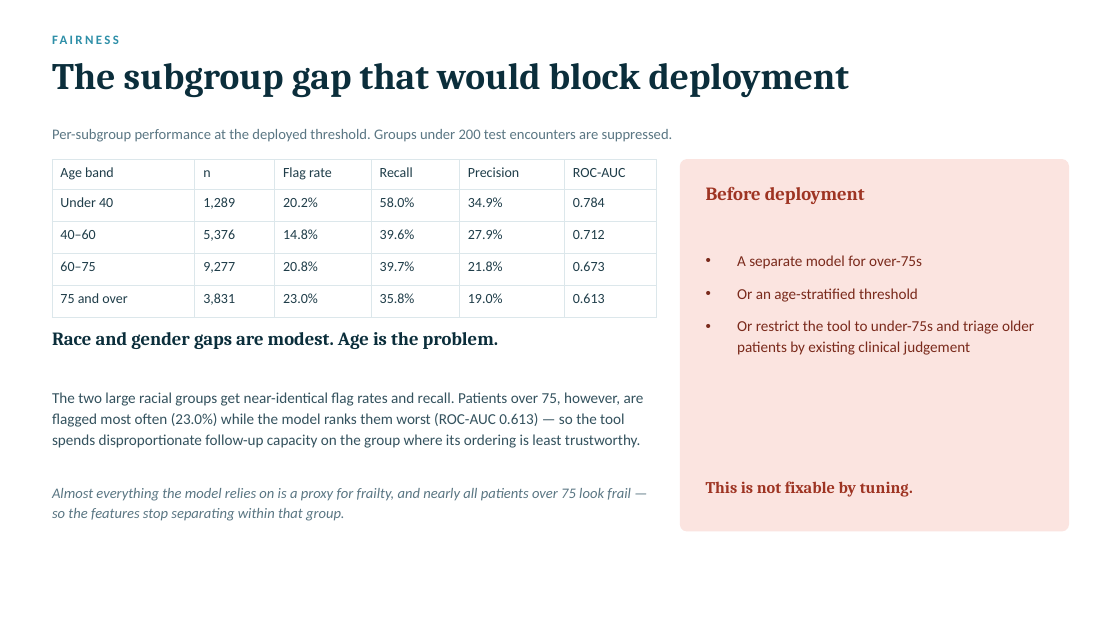
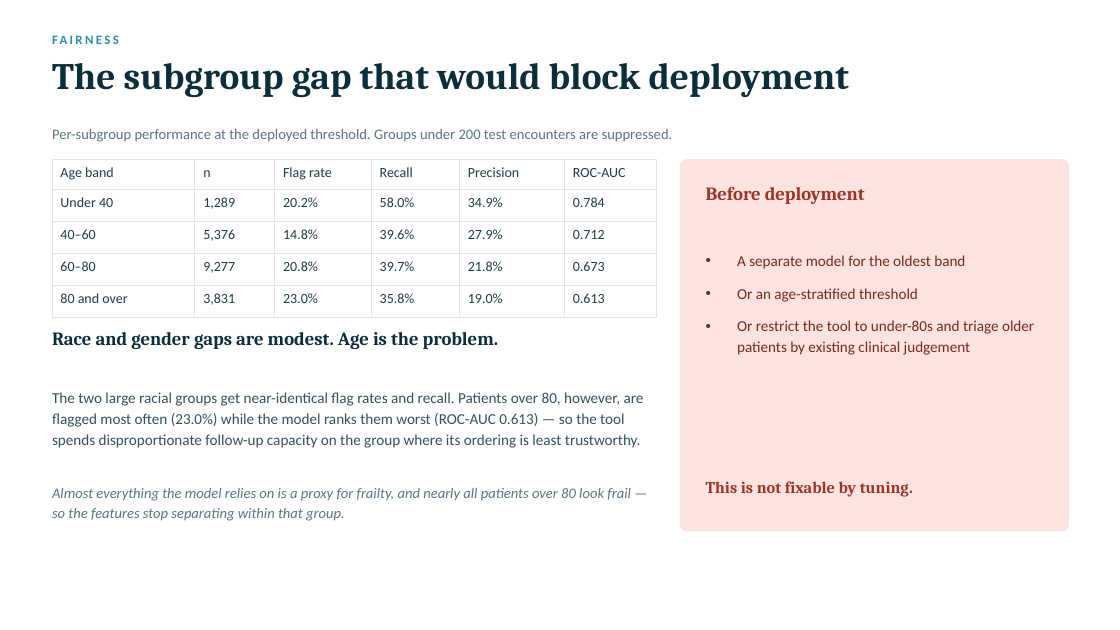
Before and after one commit to sgoel2be24-cyber/hospital-readmission-risk, a slide deck: slide 15 of ML_Bubble_2026_Readmission_Risk.pptx. Drawn at 1120x630 pixels with LibreOffice and Linux fonts; fonts in the diff are those of the drawing. Boxes give left, top, right and bottom in pixels: in the first picture for what was removed or moved away, otherwise in the second. Text is boxed around its words. In the diff, an @@ line names an element or a change of style, - is before the commit and + after.

```diff
--- a/ML_Bubble_2026_Readmission_Risk.pptx
+++ b/ML_Bubble_2026_Readmission_Risk.pptx
@@ table at (52,160,657,309) @@
-row 4, column 1: 60–75
+row 4, column 1: 60–80
-row 5, column 1: 75 and over
+row 5, column 1: 80 and over
@@ text at (737,255,965,269): text changed @@
-• A separate model for over-75s
+• A separate model for the oldest band
@@ text at (737,320,1034,355): text changed @@
-• Or restrict the tool to under-75s and triage older patients by existing clinical judgement
+• Or restrict the tool to under-80s and triage older patients by existing clinical judgement
@@ text at (52,392,644,448): text changed @@
-The two large racial groups get near-identical flag rates and recall. Patients over 75, however, are flagged most often (23.0%) while the model ranks them worst (ROC-AUC 0.613) — so the tool spends disproportionate follow-up capacity on the group where its ordering is least trustworthy.
+The two large racial groups get near-identical flag rates and recall. Patients over 80, however, are flagged most often (23.0%) while the model ranks them worst (ROC-AUC 0.613) — so the tool spends disproportionate follow-up capacity on the group where its ordering is least trustworthy.
@@ text at (52,488,631,521): text changed @@
-Almost everything the model relies on is a proxy for frailty, and nearly all patients over 75 look frail — so the features stop separating within that group.
+Almost everything the model relies on is a proxy for frailty, and nearly all patients over 80 look frail — so the features stop separating within that group.
```
Also in this commit, not shown: 2 other slides changed, 1 slide added, 20 other files.
